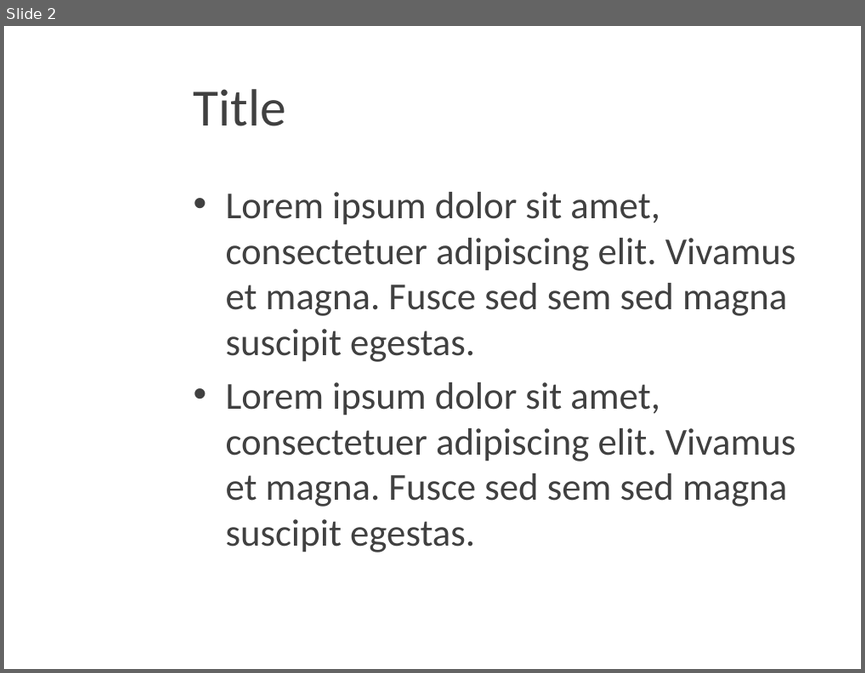
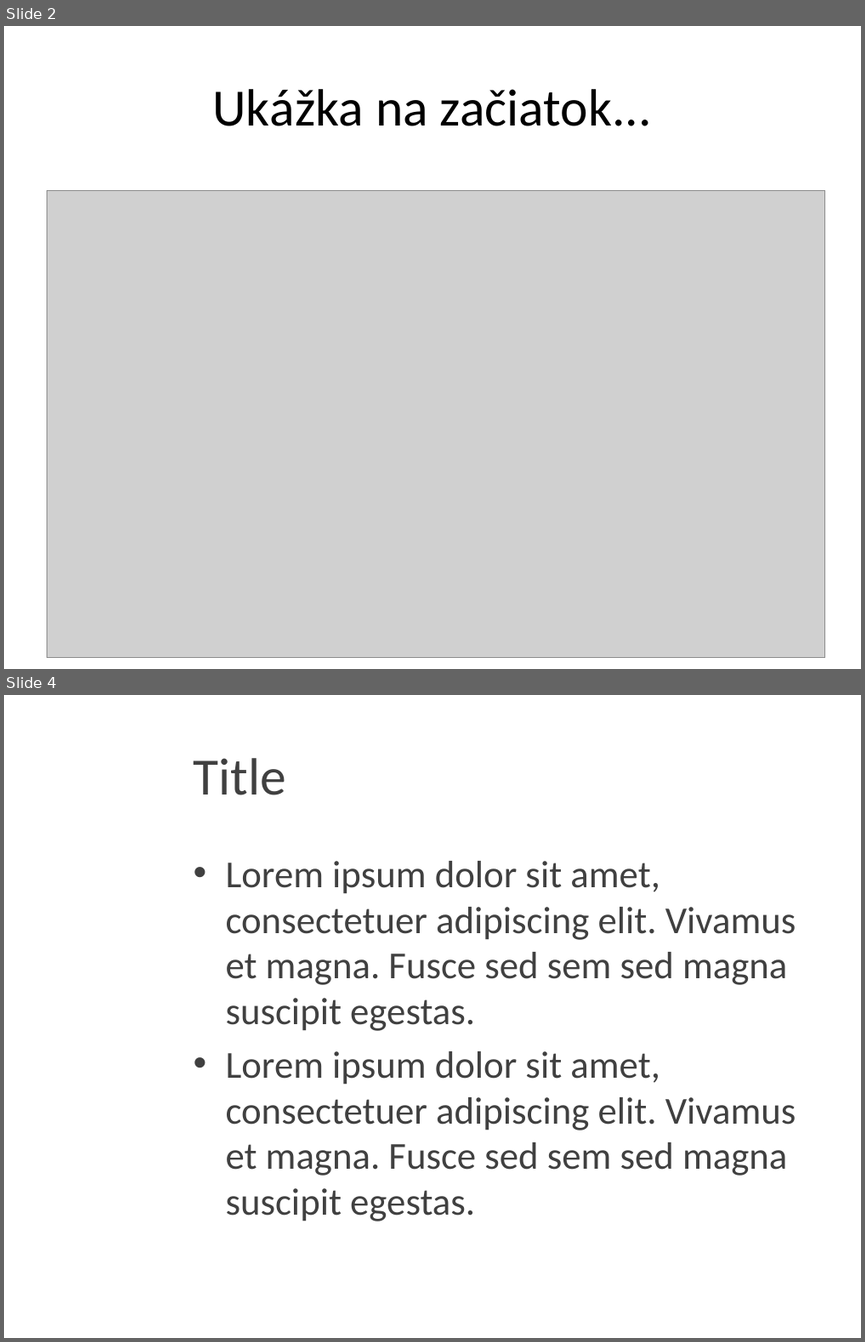
Before and after one commit to JanKolomaznik/MedV4D, a slide deck: doc/Presentation/Medv4D.pptx. Shown one above the other, each under a label of ours: slide 2 before the commit, slides 2 and 4 after it; the slides between them are not shown. The pictures are 865x673 and 865x1342 pixels, drawn with LibreOffice and Linux fonts; fonts in the diff are those of the drawing; grey boxes stand for pictures; background and template pictures are left out. Boxes give left, top, right and bottom in pixels: in the first picture for what was removed or moved away, otherwise in the second. Text is boxed around its words. In the diff, an @@ line names an element or a change of style, - is before the commit and + after.

```diff
--- a/doc/Presentation/Medv4D.pptx
+++ b/doc/Presentation/Medv4D.pptx
@@ slide 2 added at [4, 26, 861, 669], background picture (left out) @@
@@ title added at [212, 89, 652, 126], 44 pt, text #000000 @@
+Ukážka na začiatok...
@@ picture added at [46, 191, 825, 658] @@
@@ what was slide 2 is now slide 4 @@
```
Also in this commit, not shown: 1 slide changed, 1 other slide added, 1 other file.
